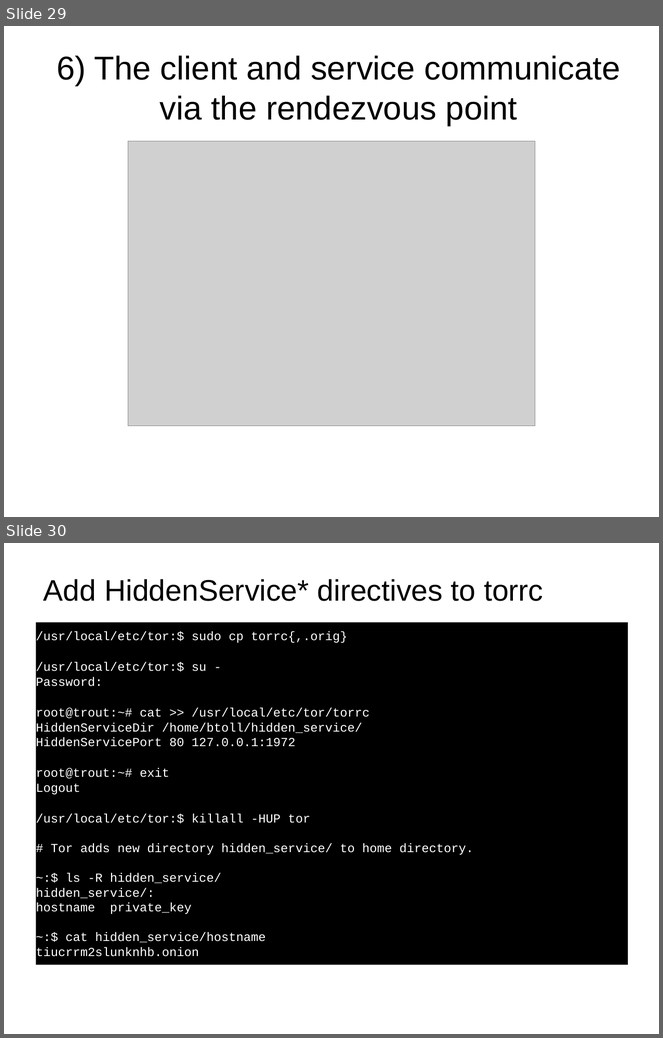
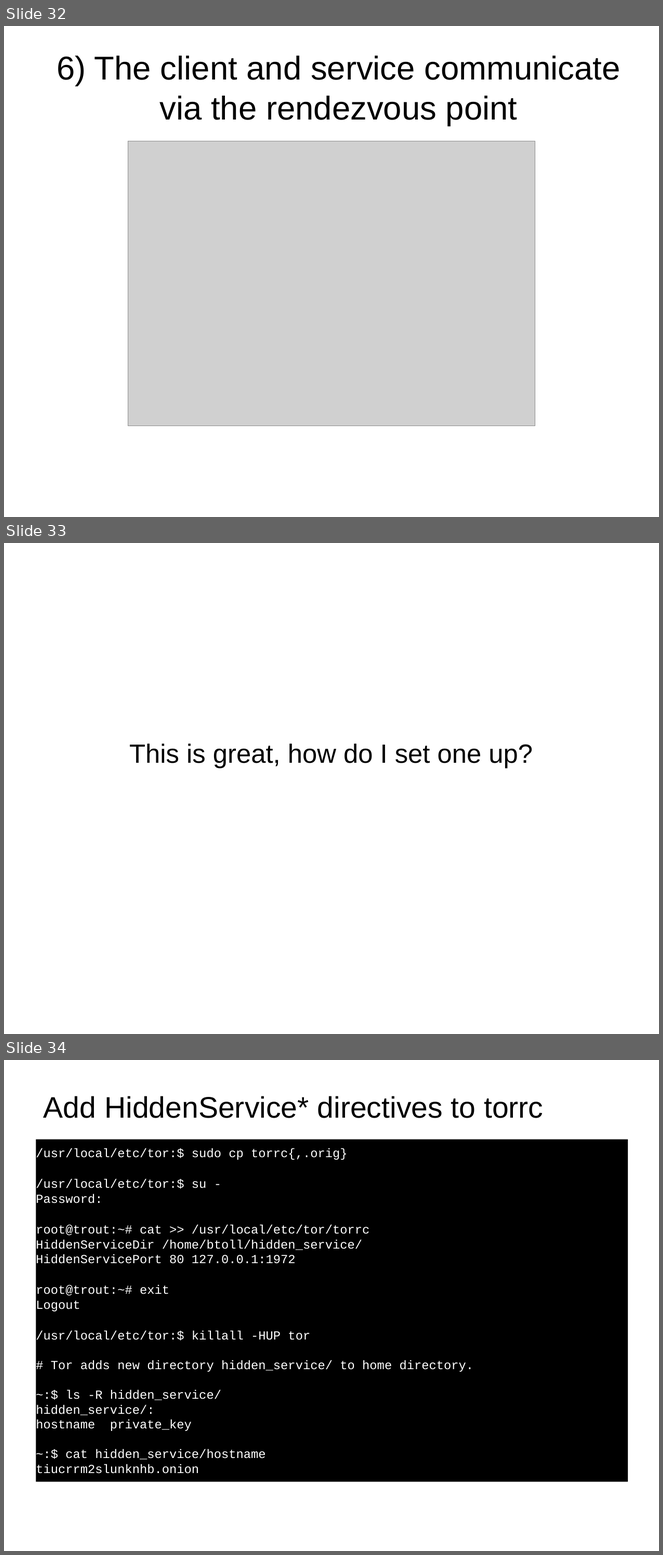
Before and after one commit to btoll/benjamintoll.com, a slide deck: static/talks/tor.odp. Shown one above the other, each under a label of ours: slides 29 and 30 before the commit, slides 32, 33 and 34 after it. The pictures are 663x1038 and 663x1555 pixels, drawn with LibreOffice and Linux fonts; fonts in the diff are those of the drawing; grey boxes stand for pictures. Boxes give left, top, right and bottom in pixels: in the first picture for what was removed or moved away, otherwise in the second. Text is boxed around its words. In the diff, an @@ line names an element or a change of style, - is before the commit and + after.

```diff
--- a/static/talks/tor.odp
+++ b/static/talks/tor.odp
@@ slide 33 added at bbox=[4, 543, 659, 1034], background #FFFFFF @@
@@ subtitle added at bbox=[129, 744, 533, 769], 32 pt, text #000000 @@
+This is great, how do I set one up?
@@ what was slide 29 is now slide 32 @@
@@ what was slide 30 is now slide 34 @@
```
Also in this commit, not shown: 7 slides changed, 4 other slides added, 1 other file.
